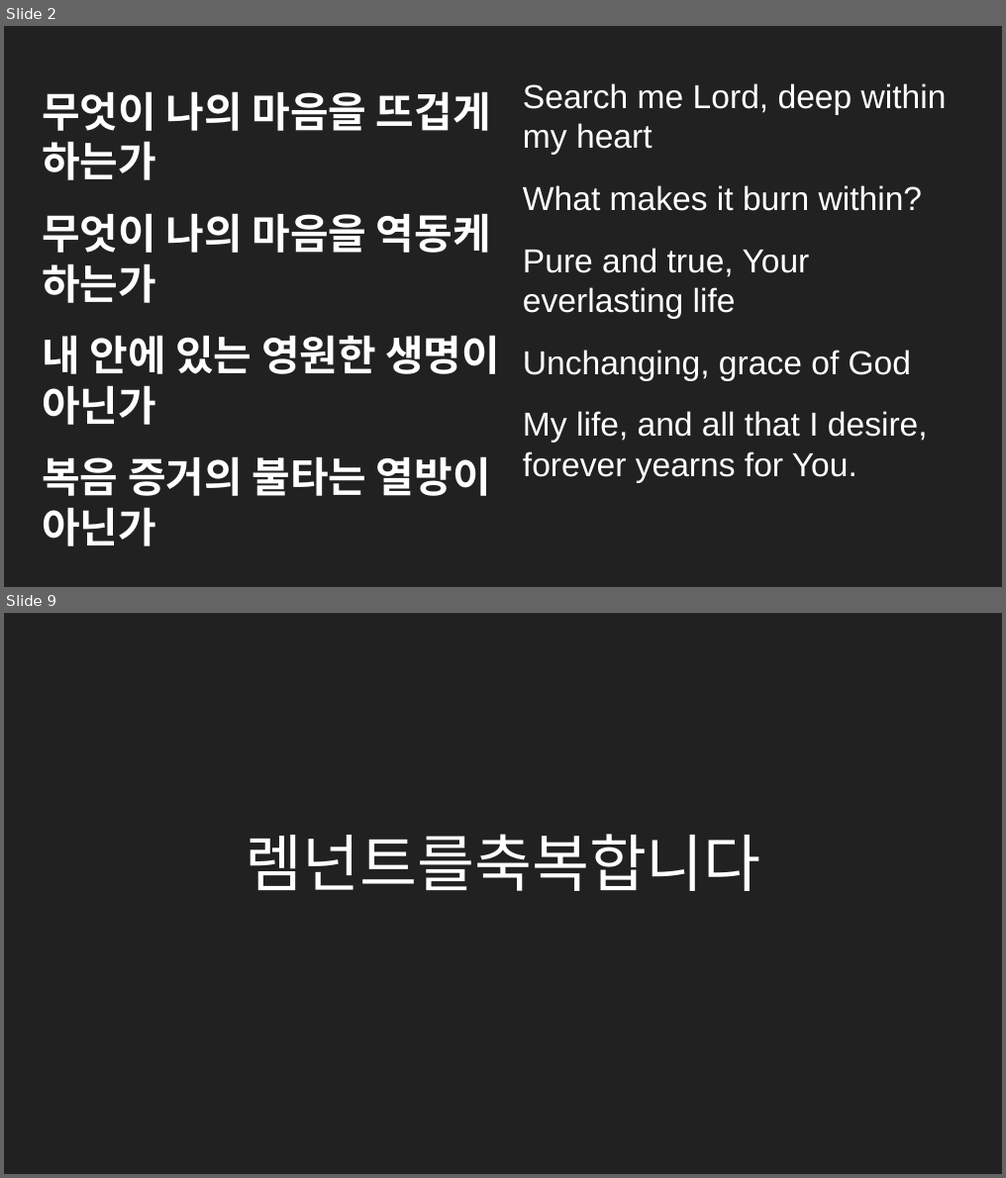
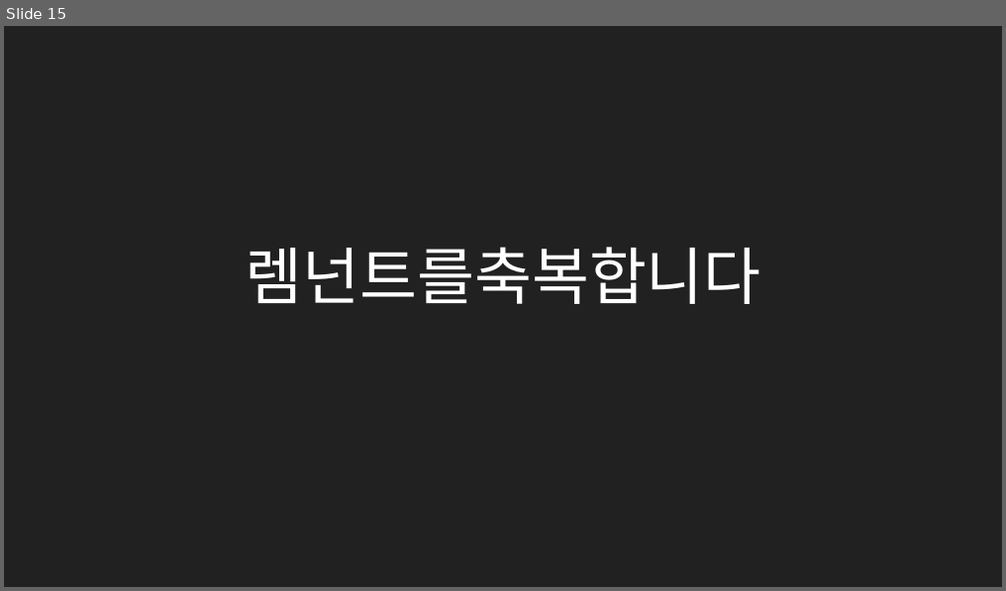
Before and after one commit to MiniMinja/ForSunday, a slide deck: postwor.pptx. Shown one above the other, each under a label of ours: slides 2 and 9 before the commit, slide 15 after it; the slides between them are not shown. The pictures are 1006x1178 and 1006x591 pixels, drawn with LibreOffice and Linux fonts; fonts in the diff are those of the drawing. Boxes give left, top, right and bottom in pixels: in the first picture for what was removed or moved away, otherwise in the second. Text is boxed around its words. In the diff, an @@ line names an element or a change of style, - is before the commit and + after.

```diff
--- a/postwor.pptx
+++ b/postwor.pptx
@@ slide 2 removed at (4,26,1002,587), background #212121 @@
@@ text removed at (523,83,946,483) @@
-Search me Lord, deep within my heart
-What makes it burn within?
-Pure and true, Your everlasting life
-Unchanging, grace of God
-My life, and all that I desire, forever yearns for You.
@@ text removed at (42,91,500,547) @@
-무엇이 나의 마음을 뜨겁게 하는가
-무엇이 나의 마음을 역동케 하는가
-내 안에 있는 영원한 생명이 아닌가
-복음 증거의 불타는 열방이 아닌가
@@ what was slide 9 is now slide 15 @@
```
Also in this commit, not shown: 1 slide changed, 23 slides added, 10 other slides removed.
